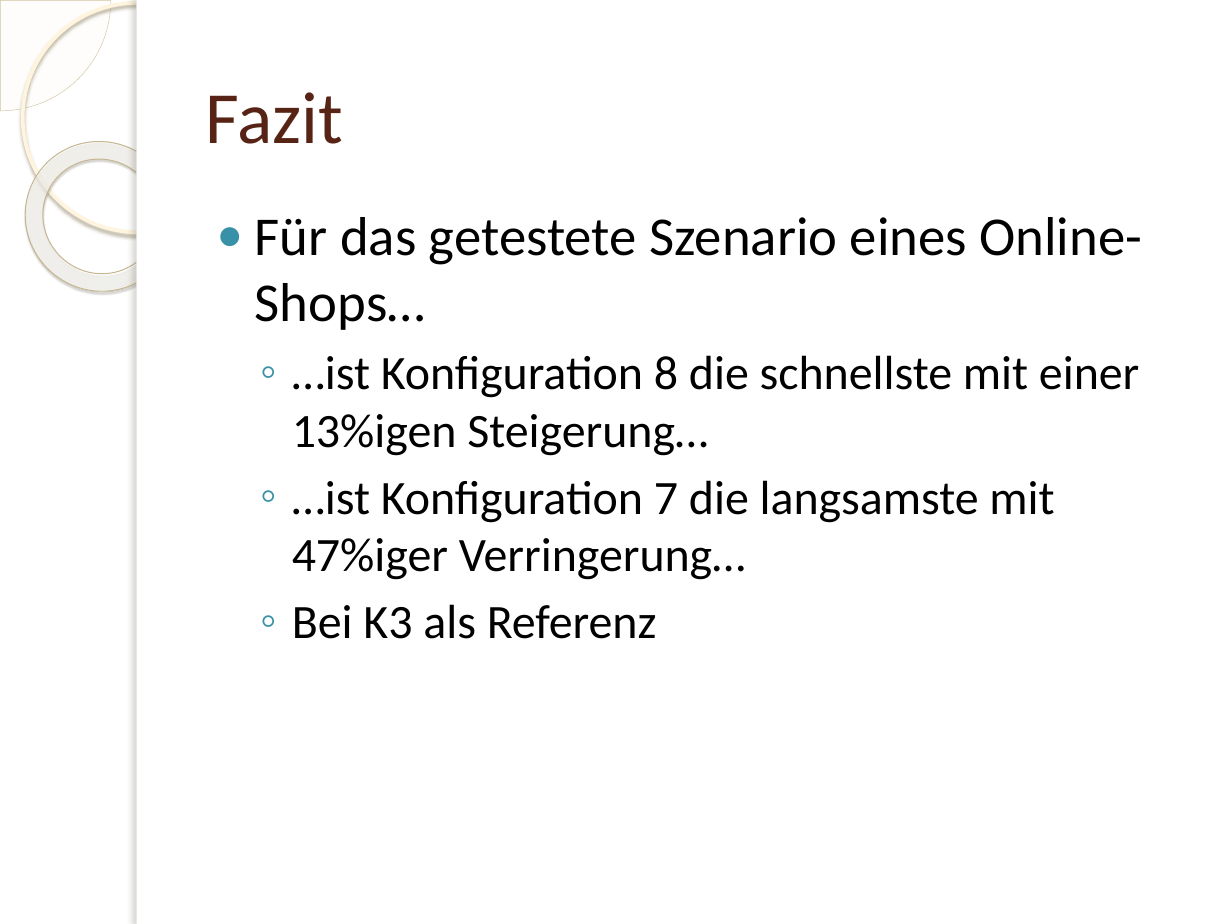
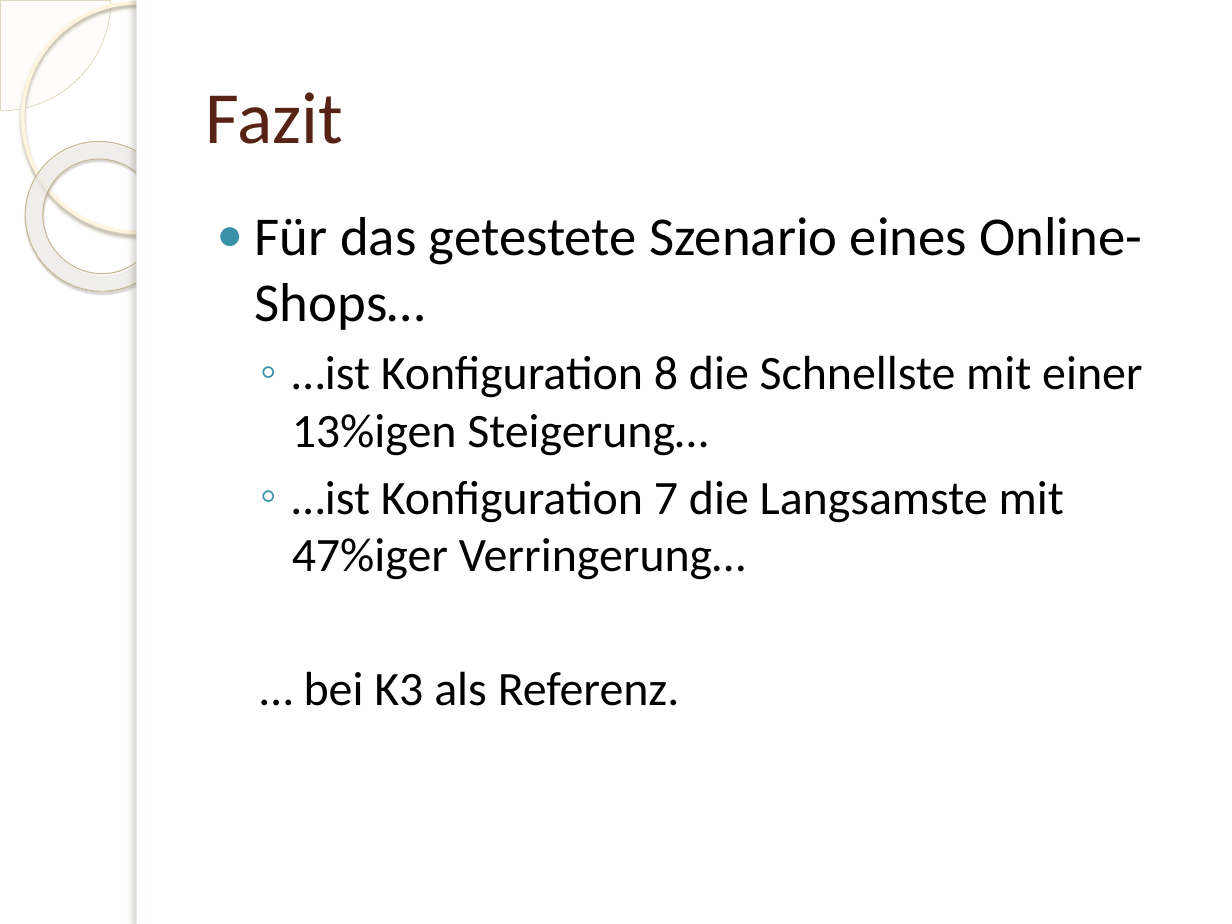
Before and after one commit to rinkdotrink/DB-olap-master-IIm11, a slide deck: slide 15 of Beleg/Praese.pptx. Drawn at 1232x924 pixels with LibreOffice and Linux fonts; fonts in the diff are those of the drawing; background and template pictures are left out. Boxes give left, top, right and bottom in pixels: in the first picture for what was removed or moved away, otherwise in the second. Text is boxed around its words. In the diff, an @@ line names an element or a change of style, - is before the commit and + after.

```diff
--- a/Beleg/Praese.pptx
+++ b/Beleg/Praese.pptx
@@ text at (292, 355, 1142, 706): text changed @@
-  ◦ …ist Konfiguration 8 die schnellste mit einer 13%igen Steigerung…
-  ◦ …ist Konfiguration 7 die langsamste mit 47%iger Verringerung…
-  ◦ Bei K3 als Referenz
+  ◦ …ist Konfiguration 8 die Schnellste mit einer 13%igen Steigerung…
+  ◦ …ist Konfiguration 7 die Langsamste mit 47%iger Verringerung…
+  … bei K3 als Referenz.
```
Also in this commit, not shown: 7 other slides changed, 2 other files.
